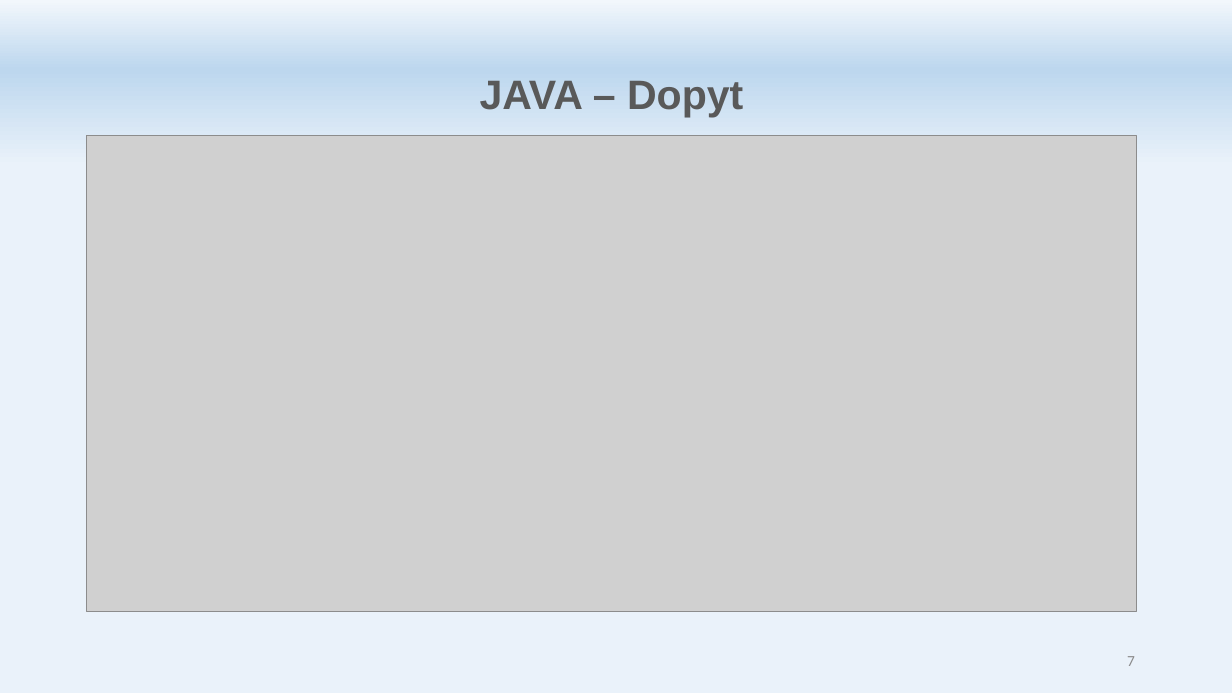
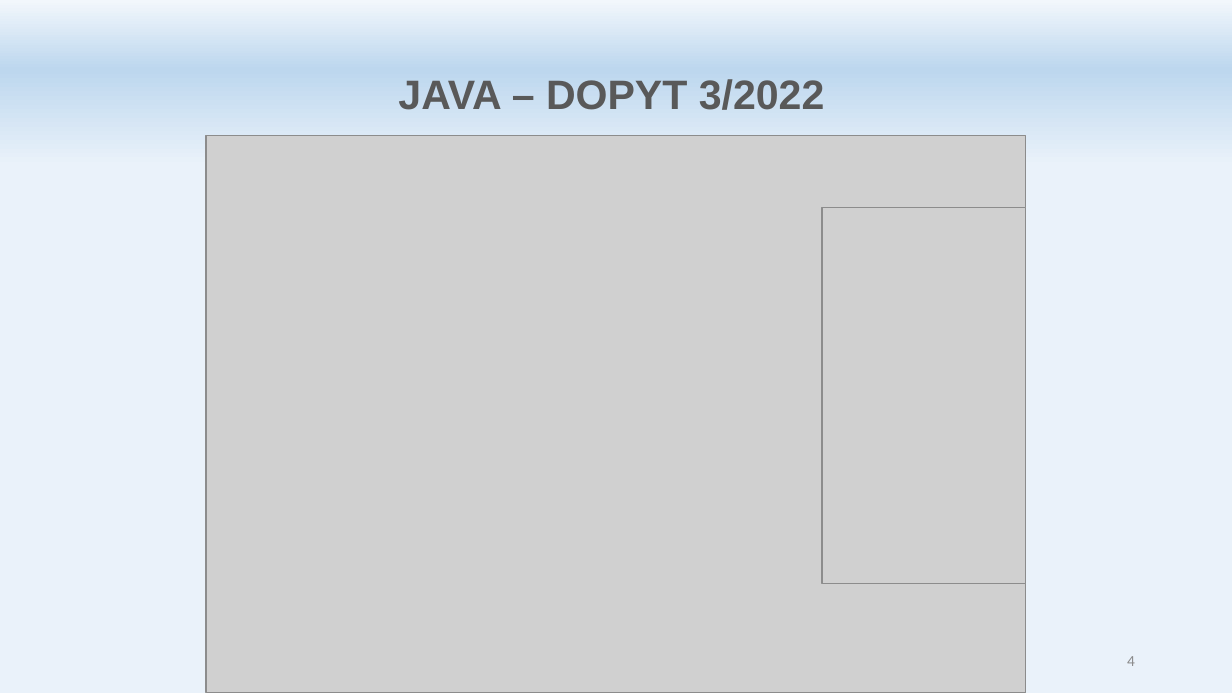
Before and after one commit to marekITLearning/java1, a slide deck: slide 4 of doc/Java ITL A - Uvod.pptx (slide 7 before the commit). Drawn at 1232x693 pixels with LibreOffice and Linux fonts; fonts in the diff are those of the drawing; grey boxes stand for pictures. Boxes give left, top, right and bottom in pixels: in the first picture for what was removed or moved away, otherwise in the second. Text is boxed around its words. In the diff, an @@ line names an element or a change of style, - is before the commit and + after.

```diff
--- a/doc/Java ITL A - Uvod.pptx
+++ b/doc/Java ITL A - Uvod.pptx
@@ text at [398,79,825,110]: text changed @@
-JAVA – Dopyt
+JAVA – DOPYT 3/2022
@@ picture: place and size @@
-picture at [86,136,1137,611]
+picture at [206,136,1025,692]
@@ picture added at [822,207,1026,584] @@
@@ page number at [1127,656,1135,666]: text changed @@
-7
+4
```
Also in this commit, not shown: 2 other slides changed, 4 slides added, 8 slides removed, 21 other files.
